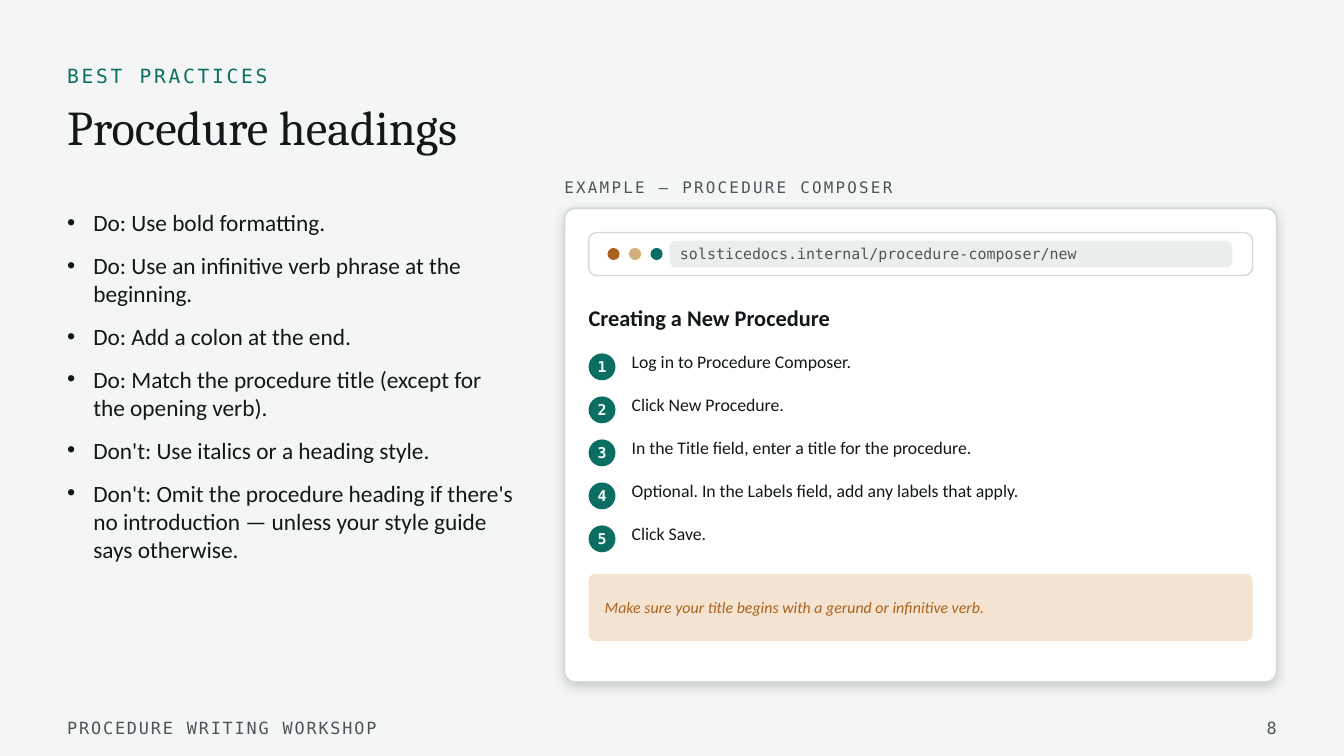
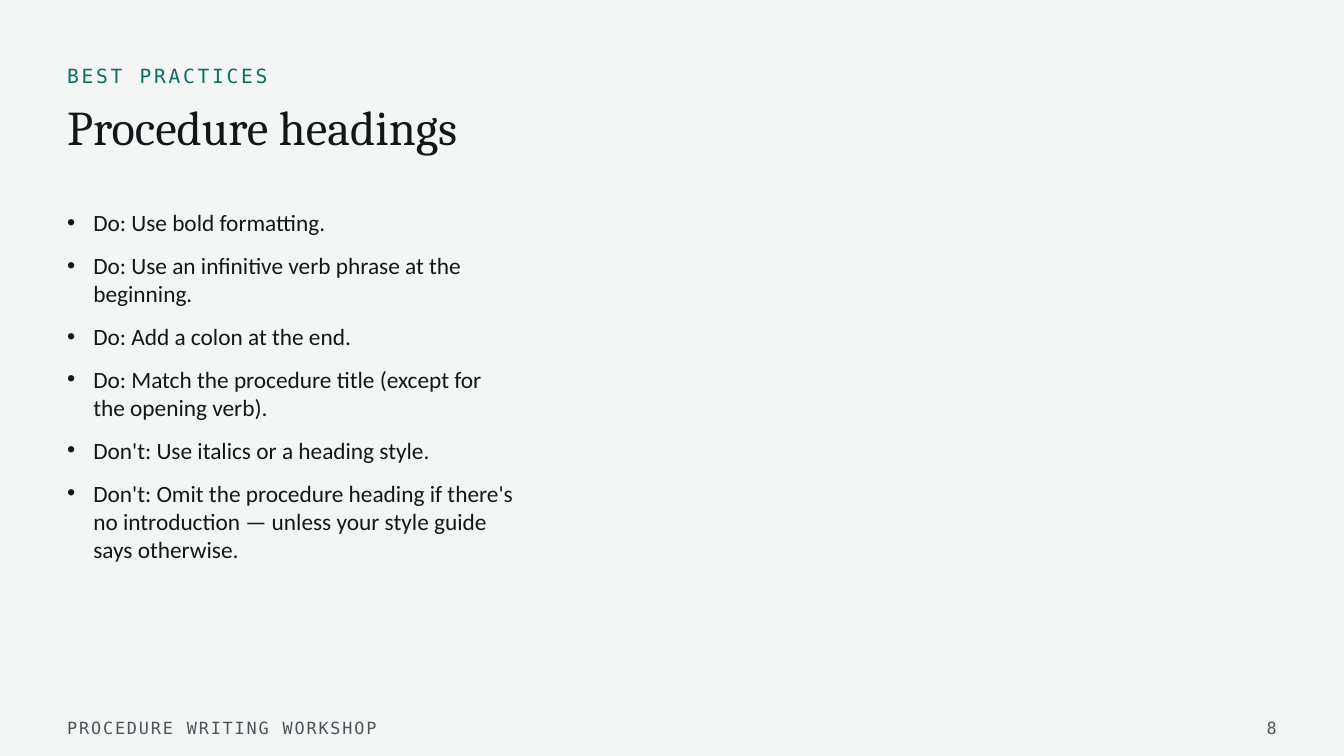
Before and after one commit to rrabil/portfolio, a slide deck: slide 8 of static/files/Procedural-Writing-Workshop.pptx. Drawn at 1344x756 pixels with LibreOffice and Linux fonts; fonts in the diff are those of the drawing. Boxes give left, top, right and bottom in pixels: in the first picture for what was removed or moved away, otherwise in the second. Text is boxed around its words. In the diff, an @@ line names an element or a change of style, - is before the commit and + after.

```diff
--- a/static/files/Procedural-Writing-Workshop.pptx
+++ b/static/files/Procedural-Writing-Workshop.pptx
@@ text removed at box(564, 181, 892, 193) @@
-EXAMPLE — PROCEDURE COMPOSER
@@ rounded rectangle removed at box(564, 208, 1277, 681) @@
@@ rounded rectangle removed at box(589, 233, 1253, 276) @@
@@ ellipse removed at box(607, 247, 620, 259) @@
@@ ellipse removed at box(629, 247, 641, 259) @@
@@ ellipse removed at box(650, 247, 663, 259) @@
@@ rounded rectangle removed at box(669, 241, 1232, 267) @@
@@ text removed at box(680, 247, 1077, 262) @@
-solsticedocs.internal/procedure-composer/new
@@ text removed at box(589, 310, 830, 330) @@
-Creating a New Procedure
@@ ellipse removed at box(589, 353, 616, 380) @@
@@ text removed at box(632, 355, 851, 371) @@
-Log in to Procedure Composer.
@@ text removed at box(598, 361, 607, 372) @@
-1
@@ ellipse removed at box(589, 396, 616, 423) @@
@@ text removed at box(598, 404, 607, 415) @@
-2
@@ text removed at box(632, 398, 783, 411) @@
-Click New Procedure.
@@ ellipse removed at box(589, 439, 616, 466) @@
@@ text removed at box(598, 447, 607, 459) @@
-3
@@ text removed at box(632, 441, 971, 457) @@
-In the Title field, enter a title for the procedure.
@@ ellipse removed at box(589, 482, 616, 509) @@
@@ text removed at box(598, 490, 607, 501) @@
-4
@@ text removed at box(632, 484, 1018, 500) @@
-Optional. In the Labels field, add any labels that apply.
@@ ellipse removed at box(589, 526, 616, 552) @@
@@ text removed at box(598, 533, 607, 544) @@
-5
@@ text removed at box(632, 527, 706, 540) @@
-Click Save.
@@ rounded rectangle removed at box(589, 574, 1253, 641) @@
@@ text removed at box(605, 602, 984, 616) @@
-Make sure your title begins with a gerund or infinitive verb.
```
Also in this commit, not shown: 2 other slides changed.
